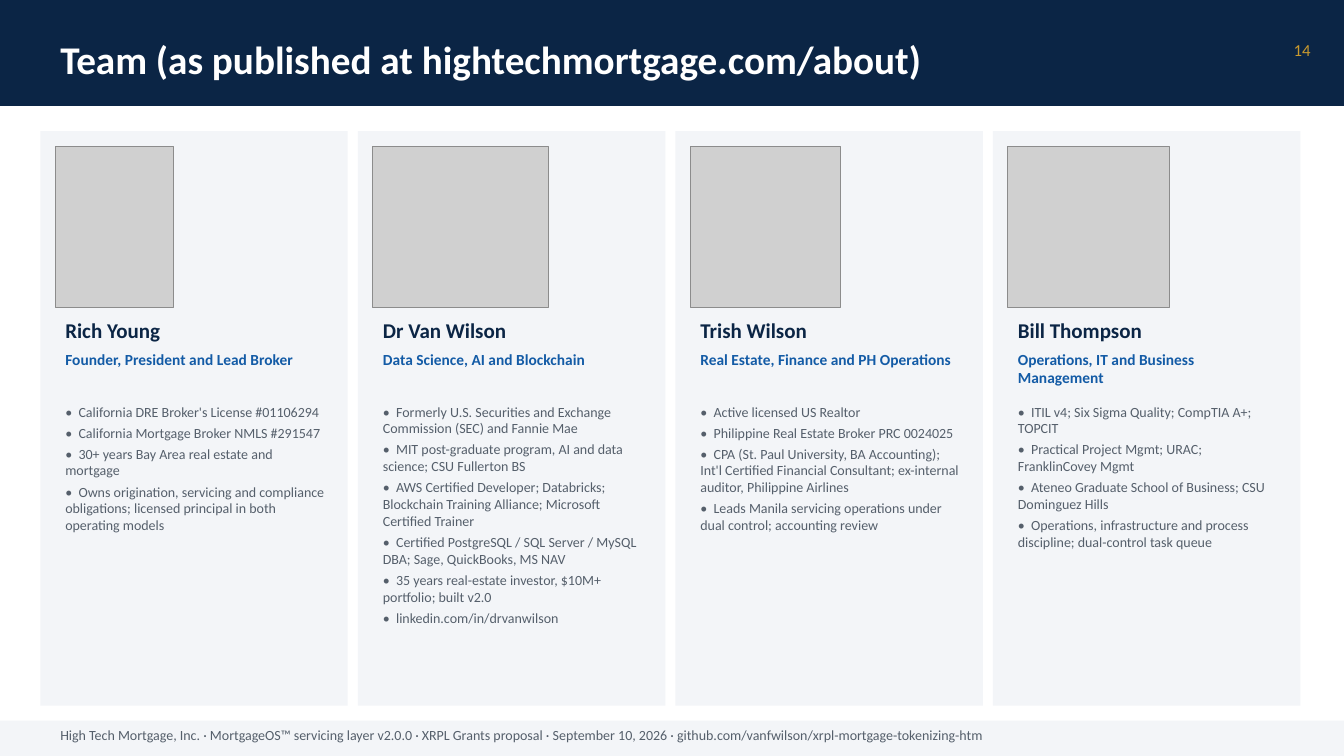
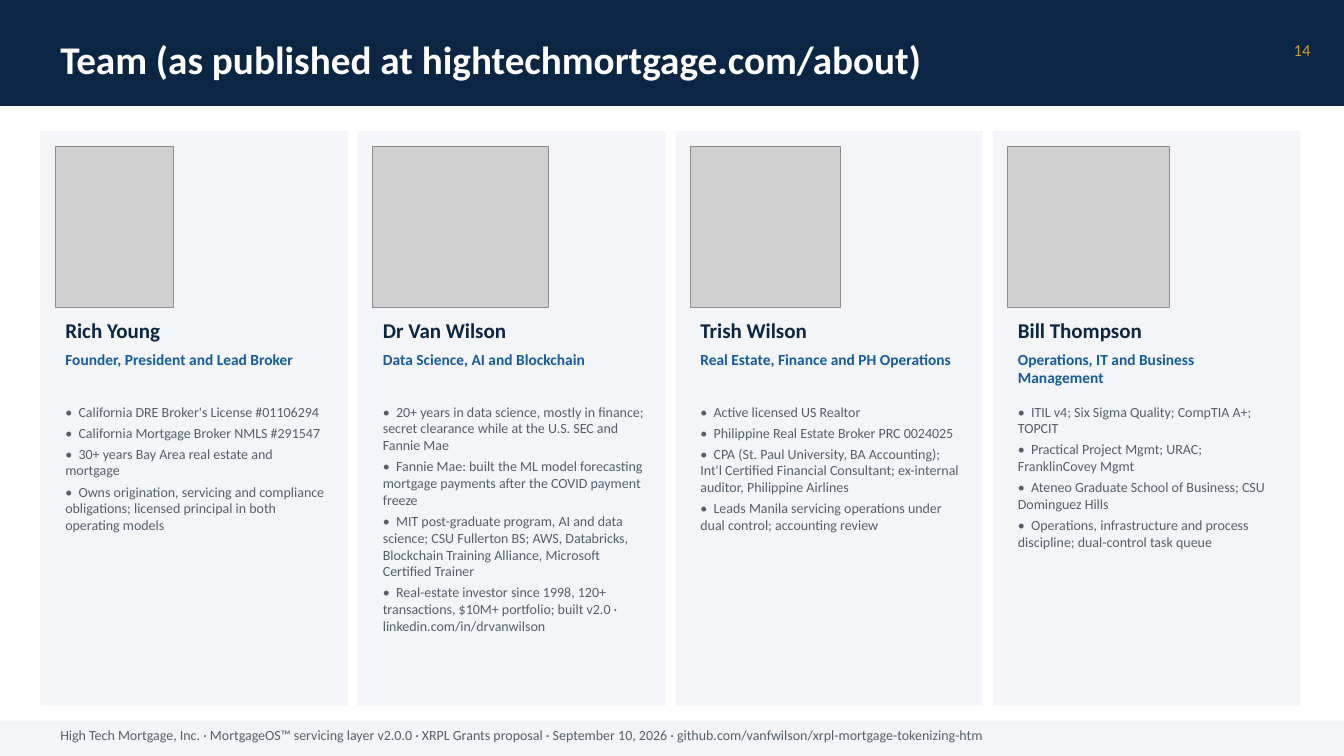
Before and after one commit to vanfwilson/xrpl-mortgage-tokenizing-htm, a slide deck: slide 14 of docs/grant-deck-2026-09-10.pptx. Drawn at 1344x756 pixels with LibreOffice and Linux fonts; fonts in the diff are those of the drawing; grey boxes stand for pictures. Boxes give left, top, right and bottom in pixels: in the first picture for what was removed or moved away, otherwise in the second. Text is boxed around its words. In the diff, an @@ line names an element or a change of style, - is before the commit and + after.

```diff
--- a/docs/grant-deck-2026-09-10.pptx
+++ b/docs/grant-deck-2026-09-10.pptx
@@ text at box(383, 407, 643, 632): text changed @@
-• Formerly U.S. Securities and Exchange Commission (SEC) and Fannie Mae
-• MIT post-graduate program, AI and data science; CSU Fullerton BS
-• AWS Certified Developer; Databricks; Blockchain Training Alliance; Microsoft Certified Trainer
-• Certified PostgreSQL / SQL Server / MySQL DBA; Sage, QuickBooks, MS NAV
-• 35 years real-estate investor, $10M+ portfolio; built v2.0
-• linkedin.com/in/drvanwilson
+• 20+ years in data science, mostly in finance; secret clearance while at the U.S. SEC and Fannie Mae
+• Fannie Mae: built the ML model forecasting mortgage payments after the COVID payment freeze
+• MIT post-graduate program, AI and data science; CSU Fullerton BS; AWS, Databricks, Blockchain Training Alliance, Microsoft Certified Trainer
+• Real-estate investor since 1998, 120+ transactions, $10M+ portfolio; built v2.0 · linkedin.com/in/drvanwilson
```
Also in this commit, not shown: 4 other files.
